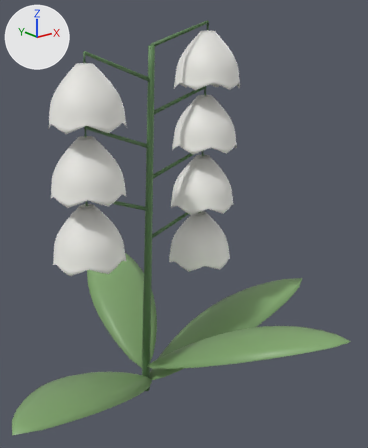
One commit to the glTF model www/models/flowers/lily-rare-v2.glb: the scene before it, then after it.
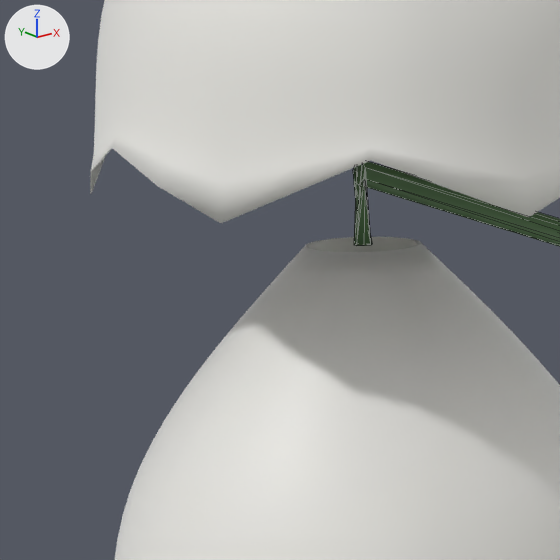
The first picture shows the older version from a camera (50 mm lens) standing at (-0.996, -1.494, 1.262) and looking at (0.141, -0.072, 0.694). The close-ups show the older and then the newer version on the part from 10% to 31% of the width and 23% to 40% of the height of that picture. Only the edits that show in the close-ups are written down. Arrows for +X, +Y and +Z are at upper left; the lights stay in place. The close-ups show mesh edges as thin lines. Vertices at exactly the same position are counted once.

In view in the first close-up: 'lily-rare-v2-petal', 'lily-rare-v2-stem'.
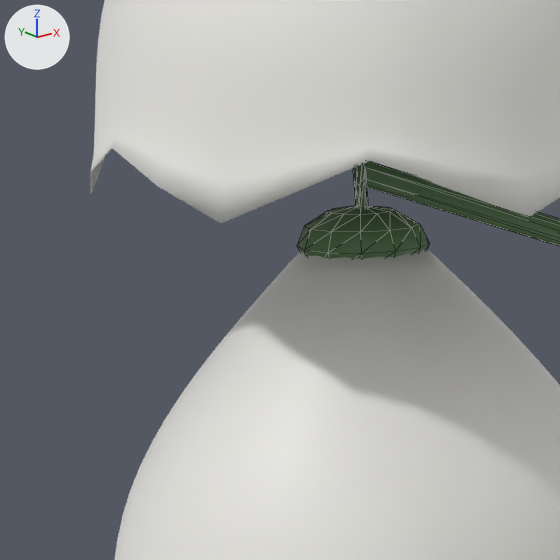
Boxes (x1, y1, x2, y2) around the edits, measured in the close-ups (560 x 560 px):
'lily-rare-v2-stem', reshaped: before (353, 162, 560, 246); after (297, 162, 560, 259)
part 1 of me_lily_rare_v2_stem, added (green): after (297, 206, 430, 259)

The edits, one by one:
me_lily_rare_v2_stem is used by ob_lily_rare_v2_stem; location (0.0, 0.0, 0.0).
me_lily_rare_v2_stem had 415 vertices, 712 faces and spanned x -0.235..0.303, y -0.038..0.017, z -0.001..1.413.
me_lily_rare_v2_stem now has 1003 vertices, 1720 faces and spans x -0.259..0.327, y -0.053..0.017, z -0.001..1.413.
me_lily_rare_v2_stem part 1: a new loose piece of 84 vertices spanning x -0.248..-0.191, y -0.051..0.005, z 1.024..1.058, in mat_lily_stem_002.
Other edits to the shape of me_lily_rare_v2_stem do not show in these pictures.
